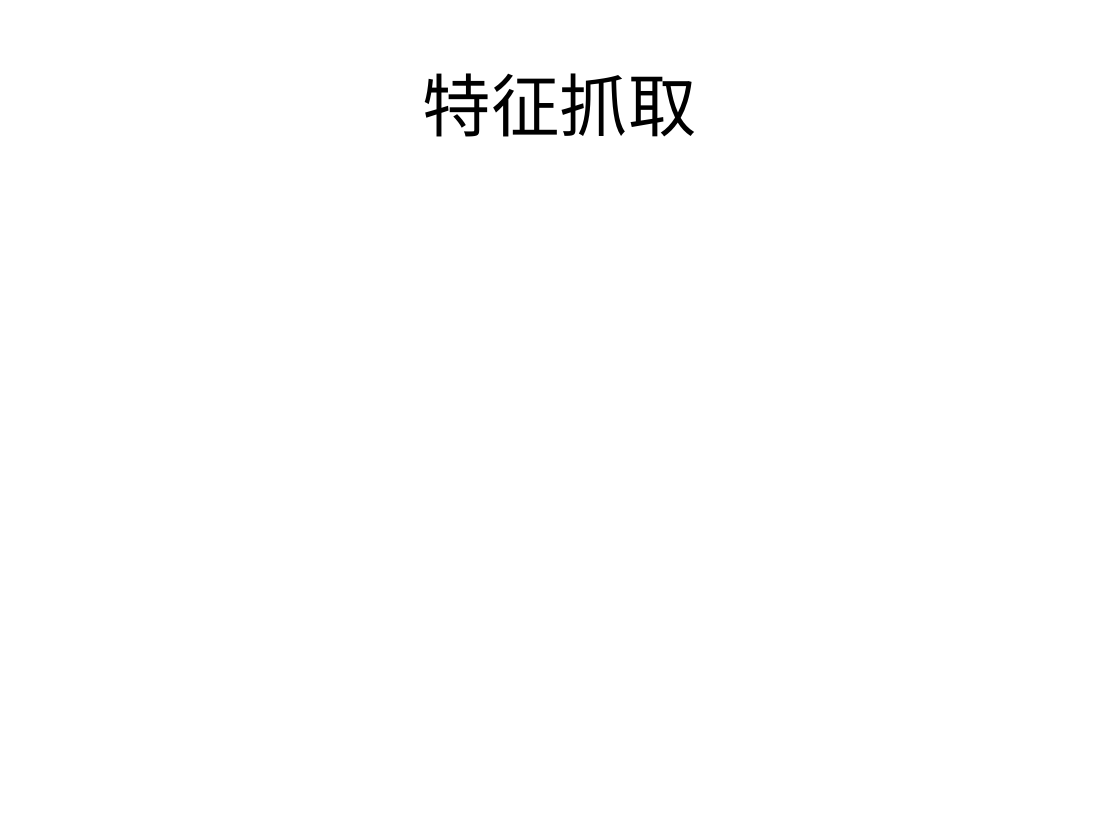
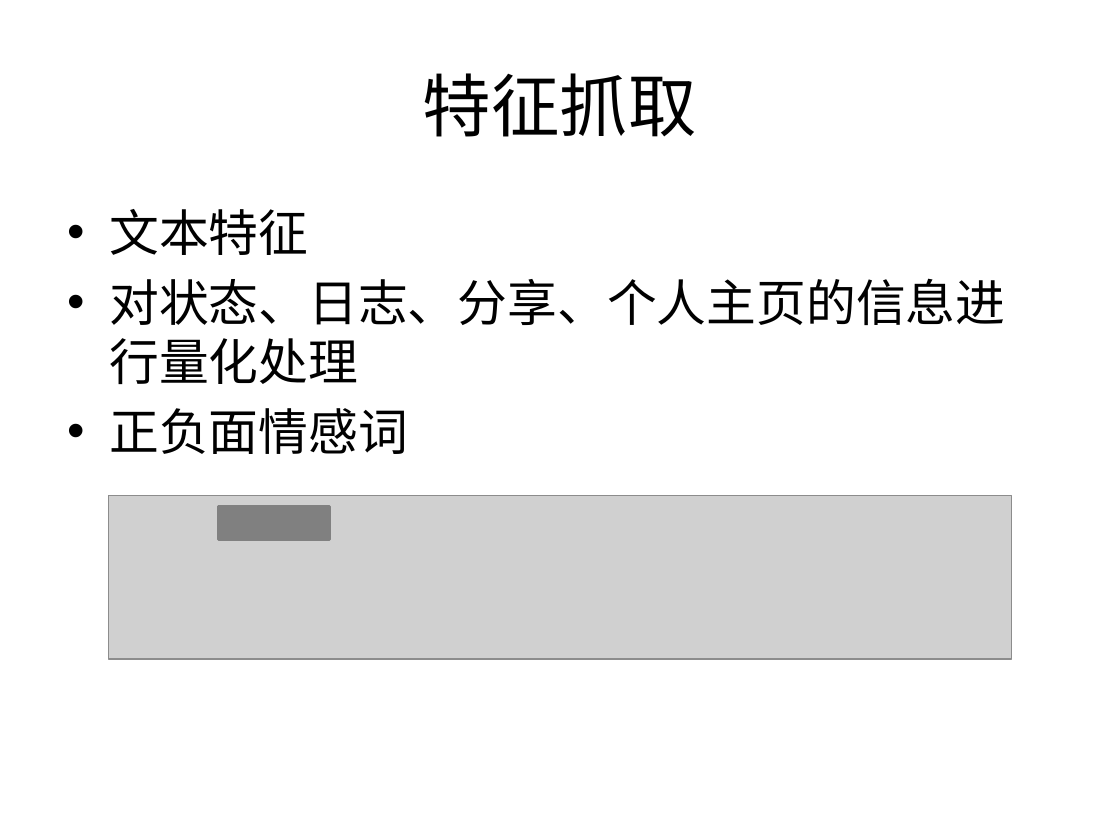
Before and after one commit to east-before-dawn/srt, a slide deck: slide 5 of slides.pptx. Drawn at 1120x840 pixels with LibreOffice and Linux fonts; fonts in the diff are those of the drawing; grey boxes stand for pictures. Boxes give left, top, right and bottom in pixels: in the first picture for what was removed or moved away, otherwise in the second. Text is boxed around its words. In the diff, an @@ line names an element or a change of style, - is before the commit and + after.

```diff
--- a/slides.pptx
+++ b/slides.pptx
@@ text added at bbox=[109, 209, 1005, 454], 32 pt, text #000000 @@
+• 文本特征
+• 对状态、日志、分享、个人主页的信息进行量化处理
+• 正负面情感词
@@ picture added at bbox=[109, 495, 1011, 659] @@
@@ rectangle added at bbox=[220, 506, 330, 540], fill #808080, outline #808080 2 pt @@
```
Also in this commit, not shown: 3 other slides changed, 3 slides added, 1 slide removed.
